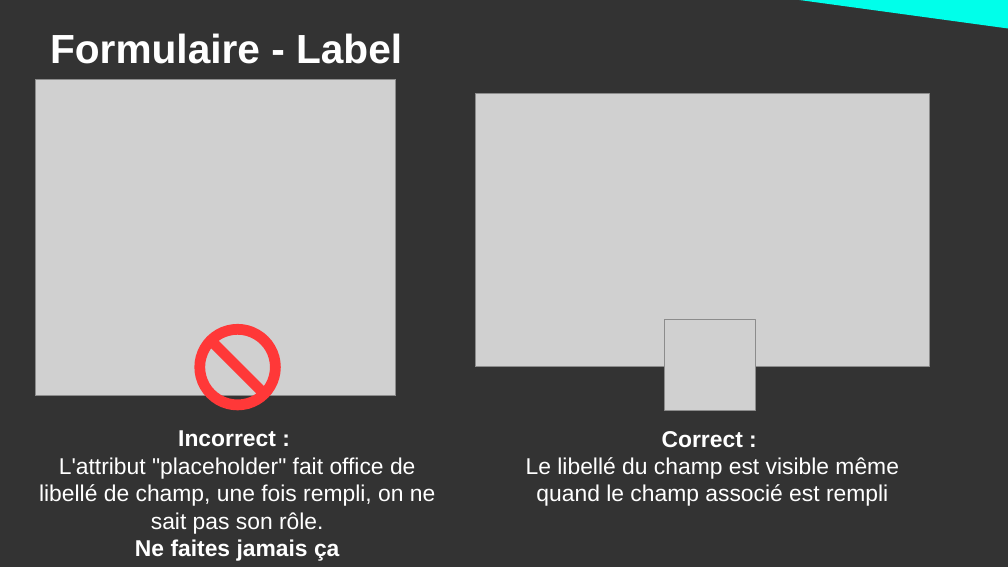
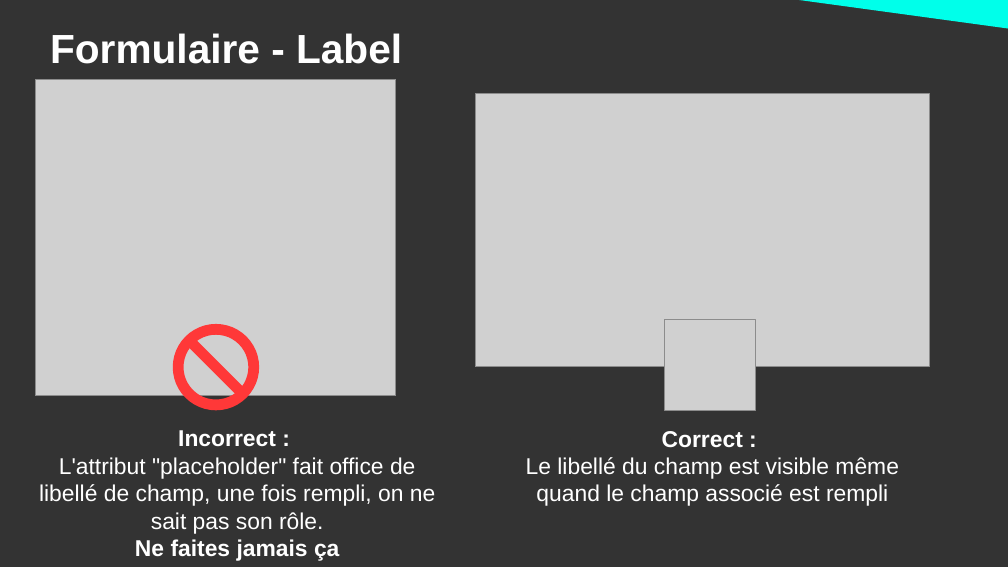
Before and after one commit to DanYellow/cours, a slide deck: slide 42 of ergonomie-et-accessibilite-s2/numero-1/presentation.odp (slide 43 before the commit). Drawn at 1008x567 pixels with LibreOffice and Linux fonts; fonts in the diff are those of the drawing; grey boxes stand for pictures. Boxes give left, top, right and bottom in pixels: in the first picture for what was removed or moved away, otherwise in the second. Text is boxed around its words. In the diff, an @@ line names an element or a change of style, - is before the commit and + after.

```diff
--- a/ergonomie-et-accessibilite-s2/numero-1/presentation.odp
+++ b/ergonomie-et-accessibilite-s2/numero-1/presentation.odp
@@ no-entry sign: place and size @@
-no-entry sign at bbox=[195, 324, 281, 410]
+no-entry sign at bbox=[173, 324, 259, 410]
```
Also in this commit, not shown: 3 other slides changed, 2 slides added, 1 slide removed, 10 other files.
